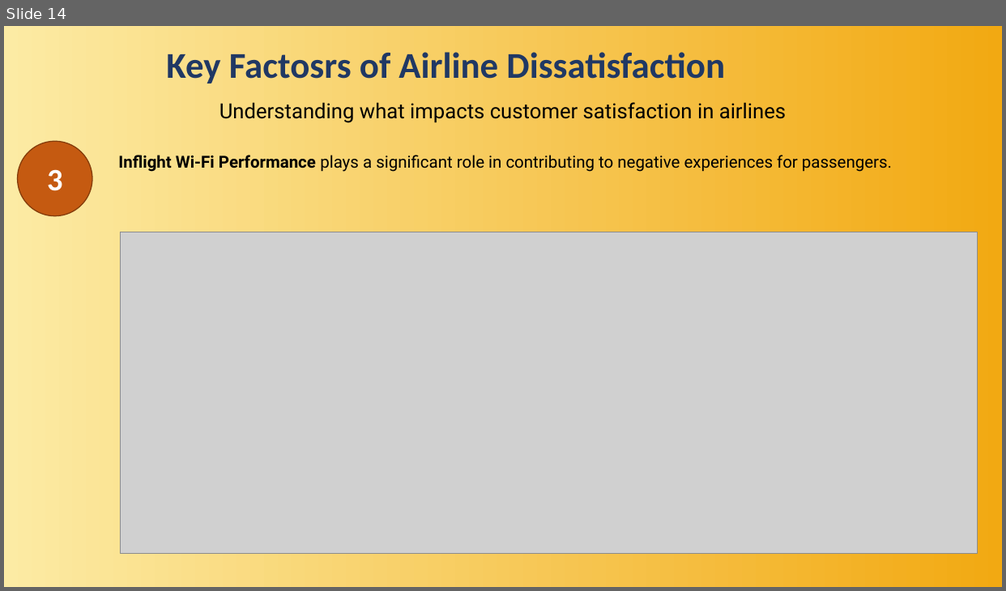
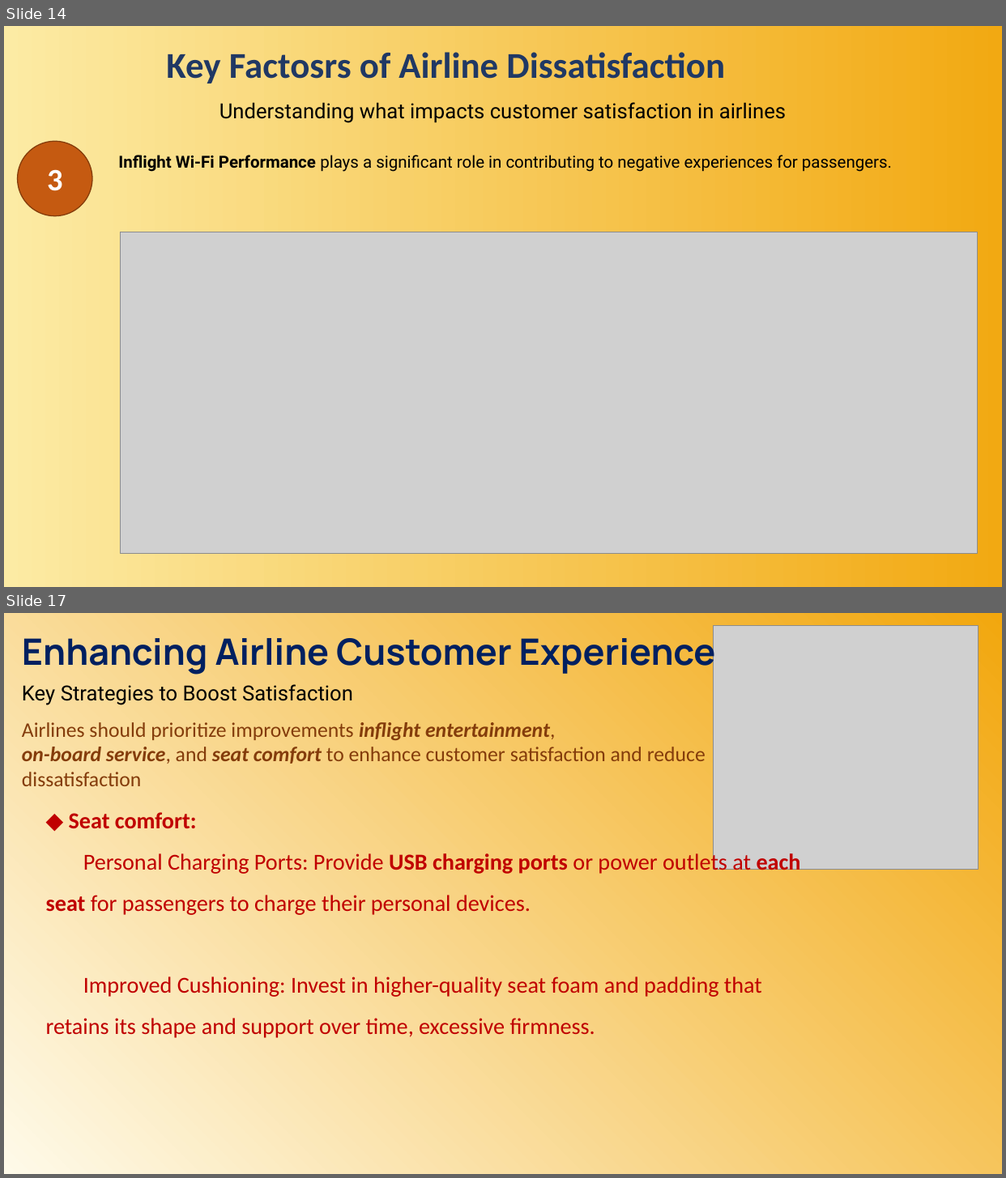
Before and after one commit to khoale1193/airline_customer_satisfaction, a slide deck: Final_Project_Airline_Customer_Satisfaction.pptx. Shown one above the other, each under a label of ours: slide 14 before the commit, slides 14 and 17 after it; the slides between them are not shown. The pictures are 1006x591 and 1006x1178 pixels, drawn with LibreOffice and Linux fonts; fonts in the diff are those of the drawing; grey boxes stand for pictures; background and template pictures are left out. Boxes give left, top, right and bottom in pixels: in the first picture for what was removed or moved away, otherwise in the second. Text is boxed around its words. In the diff, an @@ line names an element or a change of style, - is before the commit and + after.

Commit message:
Add initial implementation of airline customer satisfaction analysis

```diff
--- a/Final_Project_Airline_Customer_Satisfaction.pptx
+++ b/Final_Project_Airline_Customer_Satisfaction.pptx
@@ slide 17 added at <box>4,613,1002,1174</box>, background picture (left out) @@
@@ text added at <box>22,632,716,675</box>, 35 pt, text #002060, bold @@
+Enhancing Airline Customer Experience
@@ picture added at <box>713,625,978,870</box> @@
@@ text added at <box>22,684,353,705</box>, 20 pt, text #000000 @@
+Key Strategies to Boost Satisfaction
@@ text added at <box>22,722,705,786</box>, 20 pt, text #843C0B @@
+Airlines should prioritize improvements inflight entertainment,
+on-board service, and seat comfort to enhance customer satisfaction and reduce dissatisfaction
@@ text added at <box>46,812,801,1038</box>, 22 pt, text #C00000 @@
+◆ Seat comfort:
+Personal Charging Ports: Provide USB charging ports or power outlets at each seat for passengers to charge their personal devices.
+Improved Cushioning: Invest in higher-quality seat foam and padding that retains its shape and support over time, excessive firmness.
```
Also in this commit, not shown: 2 slides changed, 2 other slides added.
